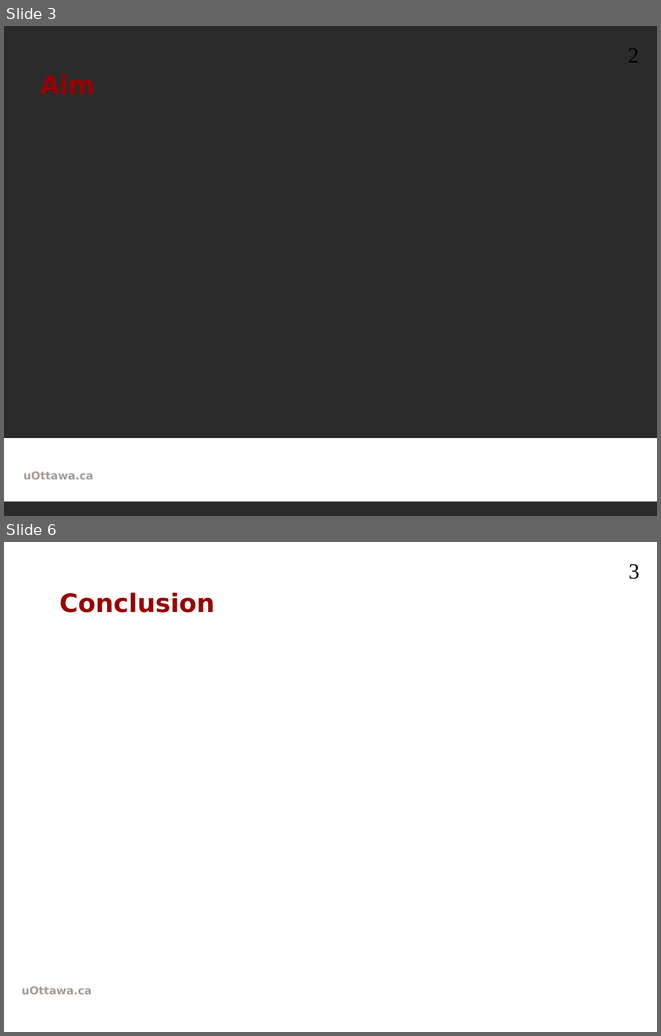
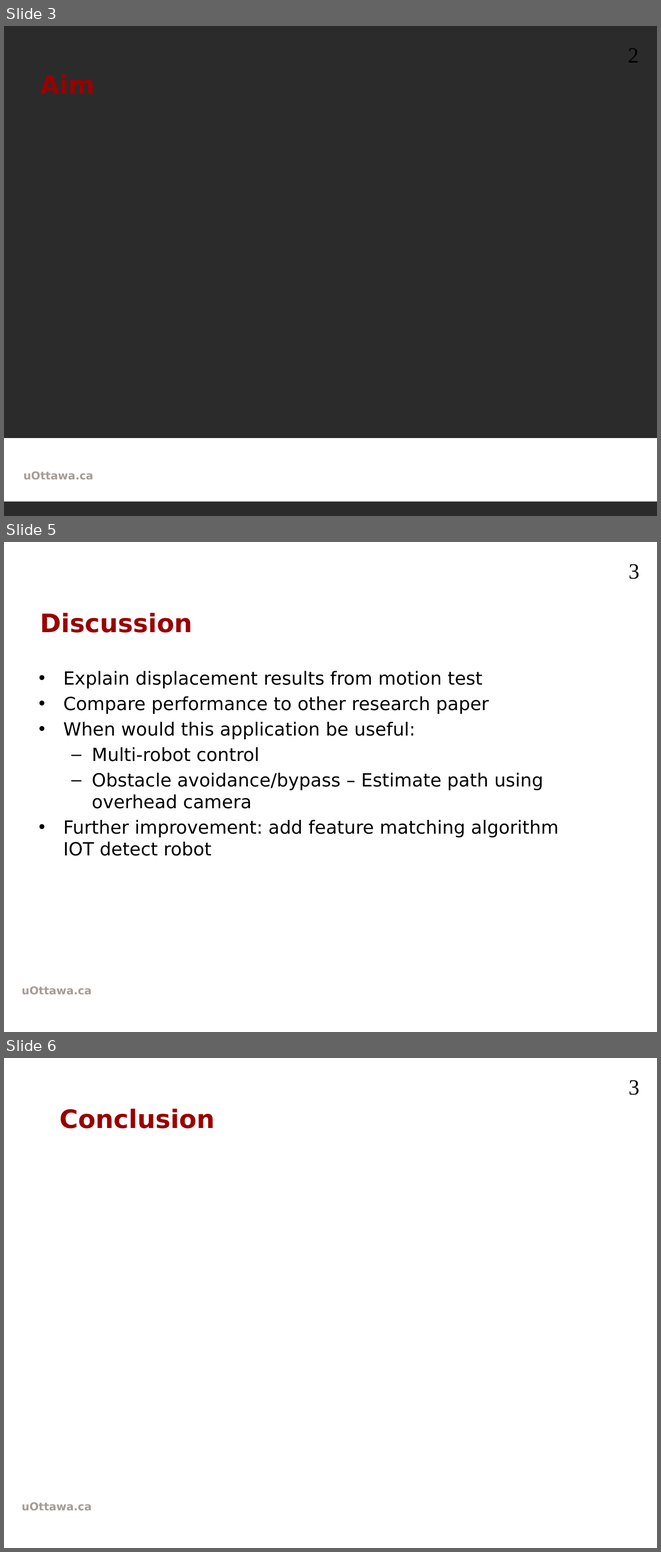
Before and after one commit to iGNSS/ELG5163_project, a slide deck: project presentation/ELG5163_AB_MF_Project Presentation.pptx. Shown one above the other, each under a label of ours: slides 3 and 6 before the commit, slides 3, 5 and 6 after it; the slides between them are not shown. The pictures are 661x1036 and 661x1552 pixels, drawn with LibreOffice and Linux fonts; fonts in the diff are those of the drawing; background and template pictures are left out; a plain dark background stands for a picture behind light text. Boxes give left, top, right and bottom in pixels: in the first picture for what was removed or moved away, otherwise in the second. Text is boxed around its words. In the diff, an @@ line names an element or a change of style, - is before the commit and + after.

```diff
--- a/project presentation/ELG5163_AB_MF_Project Presentation.pptx
+++ b/project presentation/ELG5163_AB_MF_Project Presentation.pptx
@@ slide 5 added at [4,542,657,1032], background picture (left out); not listed: 1 template element that a slide beside it also shows @@
@@ text added at [628,564,639,579], 24 pt, text #000000 @@
+3
@@ title added at [40,612,192,633], 28 pt, text #990000, bold @@
+Discussion
@@ text added at [63,671,558,856], 20 pt, text #000000 @@
+• Explain displacement results from motion test
+• Compare performance to other research paper
+• When would this application be useful:
+  – Multi-robot control
+  – Obstacle avoidance/bypass – Estimate path using overhead camera
+• Further improvement: add feature matching algorithm IOT detect robot
```
Also in this commit, not shown: 2 slides changed, 1 slide removed.
